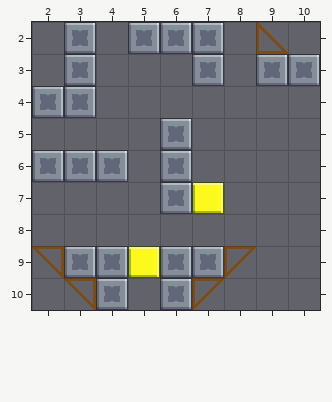
Level history. Tiled map (JSON): Assets/Level_Editor/TileMap/Broom_4.tmj. The picture above is the old version.
Cells are 32x32 px. Shown: x 2..10, y 2..10.
Once edited:
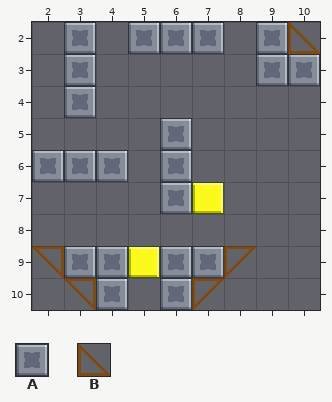
Key: from "tileSet": A 33, B 107.
_ is an empty cell.
Tiles replaced or removed in this view: A, B.
The exact change:
Changed rows in their new state; . is an unchanged cell.
Layer "Blocks":
first column x 2:
 2 .......AB
 3 ....._...
 4 _........
